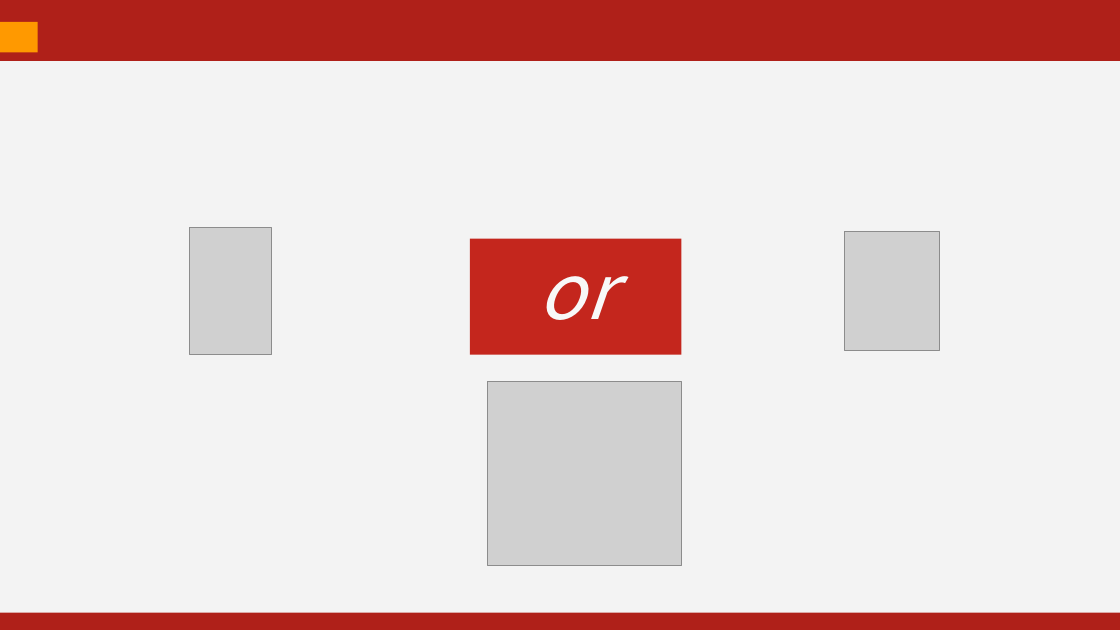
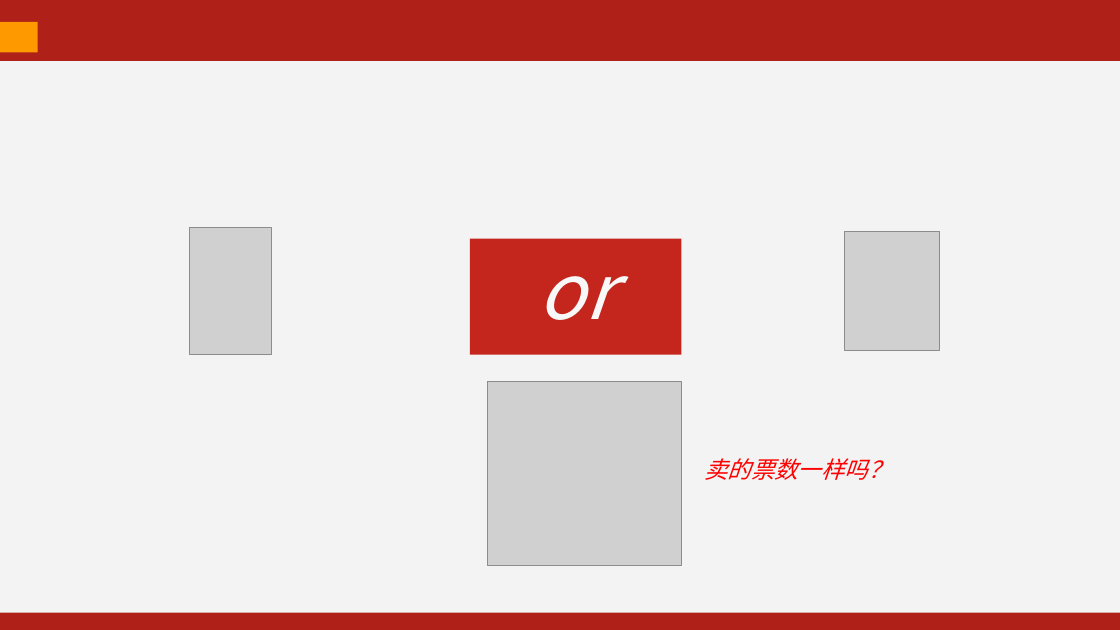
Before and after one commit to kevinjoyce/JavaCourseWare, a slide deck: slide 16 of PPT/每次课PPT/05 线程-1.pptx. Drawn at 1120x630 pixels with LibreOffice and Linux fonts; fonts in the diff are those of the drawing; grey boxes stand for pictures. Boxes give left, top, right and bottom in pixels: in the first picture for what was removed or moved away, otherwise in the second. Text is boxed around its words. In the diff, an @@ line names an element or a change of style, - is before the commit and + after.

```diff
--- a/PPT/每次课PPT/05 线程-1.pptx
+++ b/PPT/每次课PPT/05 线程-1.pptx
@@ text added at [705, 458, 892, 480], 20 pt, text #FF0000, italic @@
+卖的票数一样吗？
```
Also in this commit, not shown: 1 other slide changed, 1 other file.
